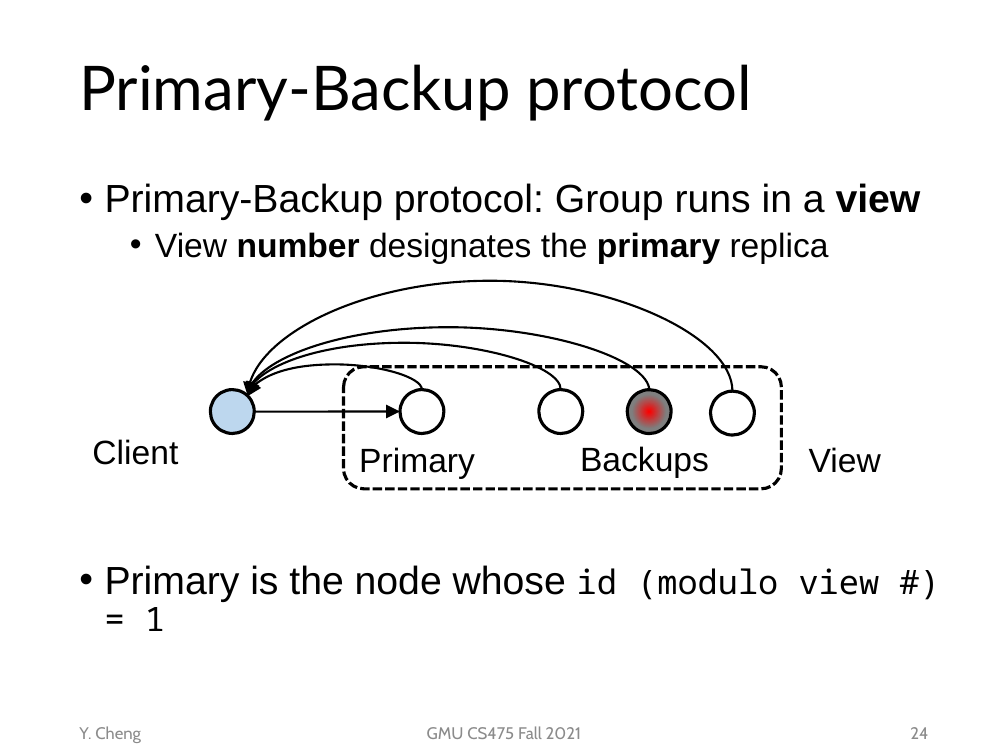
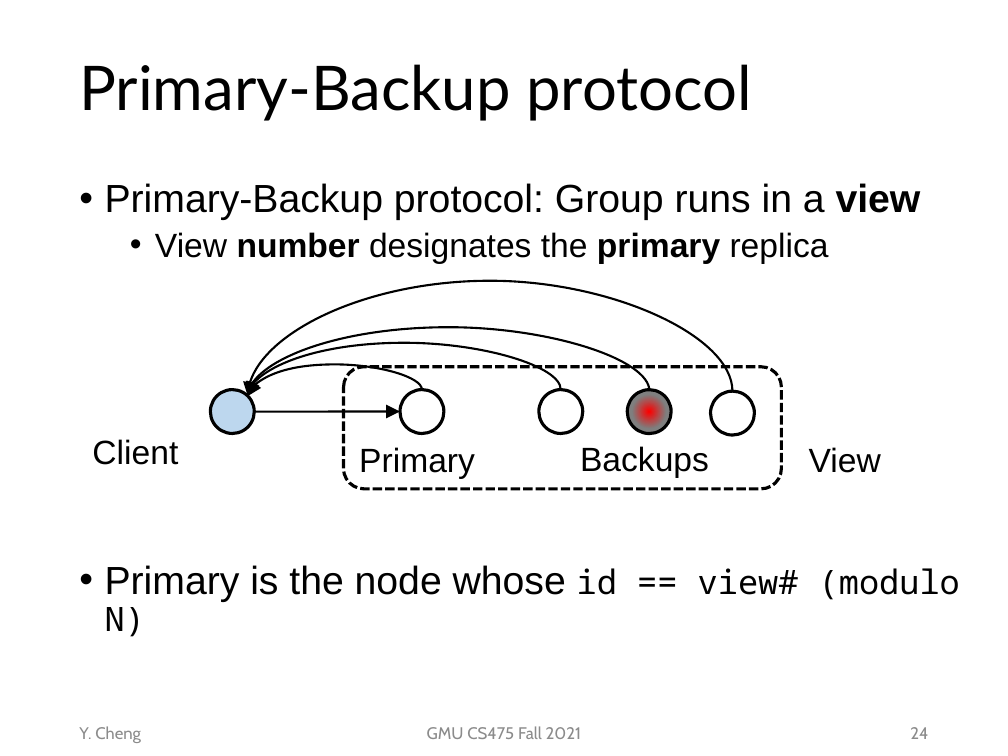
Before and after one commit to tddg/cs475-fall21, a slide deck: slide 24 of public/lecs/lec10-bft.pptx. Drawn at 1008x756 pixels with LibreOffice and Linux fonts; fonts in the diff are those of the drawing. Boxes give left, top, right and bottom in pixels: in the first picture for what was removed or moved away, otherwise in the second. Text is boxed around its words. In the diff, an @@ line names an element or a change of style, - is before the commit and + after.

```diff
--- a/public/lecs/lec10-bft.pptx
+++ b/public/lecs/lec10-bft.pptx
@@ text at (105,565,960,637): text changed @@
-• Primary is the node whose id (modulo view #) = 1
+• Primary is the node whose id == view# (modulo N)
```
Also in this commit, not shown: 1 other file.
